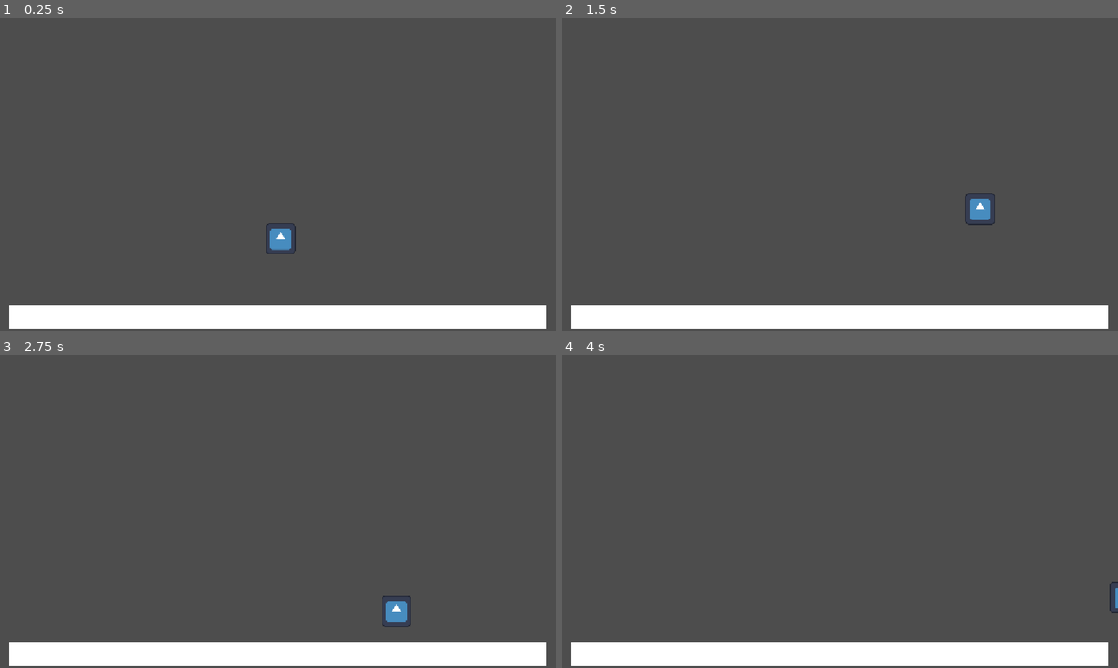
Above: before the commit, frames 1-4 (two rows, left to right).
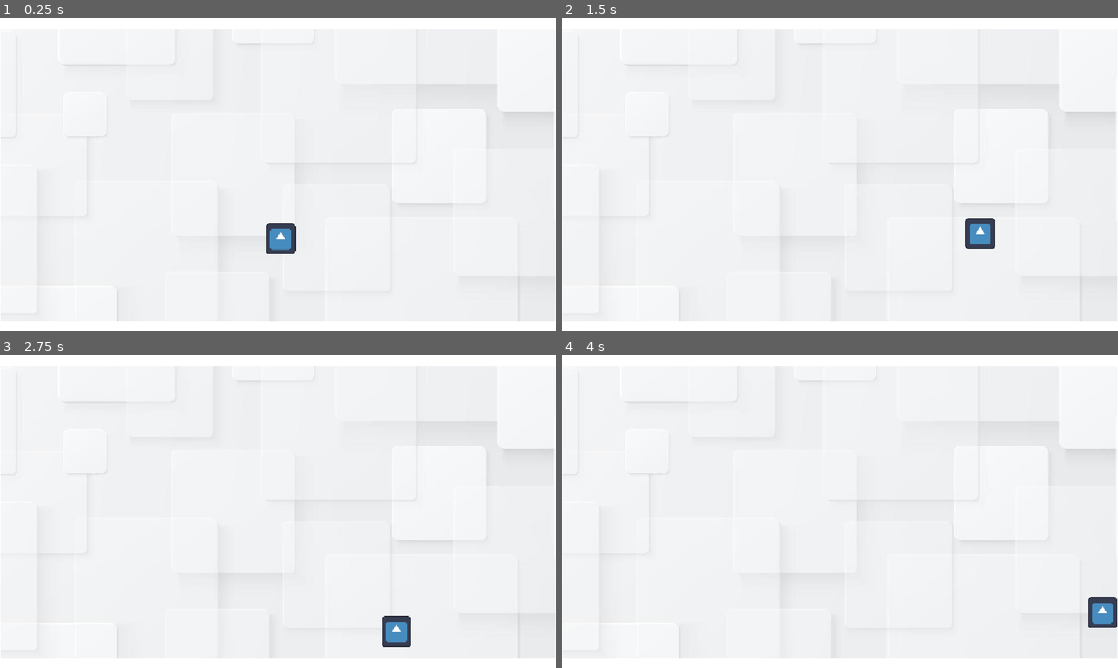
Above: after the commit, the same moments.

Repository: KuaJunWen/Boink-
Game: Godot game, scene res://game.tscn
The game is run twice, just before and just after one commit, with the same random seed, the same clock (stepped at 60 frames per second) and the same inputs. The engine's default icon, where the game draws it, is replaced by a stand-in: a white triangle on a blue panel in a dark square.
Inputs:
- Up to frame 1 (0.25 s): no input
- Up to frame 2 (1.5 s): tap Enter (ui_accept) at 0.5, 0.77 s; hold D (right) from 0.53 s (still down)
- Up to frame 3 (2.75 s): tap Enter (ui_accept) at 1.52 s; release D (right) at 2.03 s; hold A (left) from 2.03 s (still down)
- Up to frame 4 (4 s): release A (left) at 2.78 s; hold D (right) from 2.78 s (still down); tap Enter (ui_accept) at 3.02, 3.77 s

The runs differ from the first frame. In frame 1, 92% of the frame differs, in the area x 0-100%, y 0-100%; in frame 2, 93%; in frame 3, 93%; in frame 4, 93%.

Commit message:
map building

Diff:
--- /dev/null
+++ b/game.gd
@@ -0,0 +1,5 @@
+extends Node2D
+
+func _unhandled_input(event: InputEvent) -> void:
+	if event .is_action_pressed("quit"):
+		get_tree().quit()
--- a/game.tscn
+++ b/game.tscn
@@ -1,46 +1,86 @@
 [gd_scene format=3 uid="uid://itbkb1f6l7er"]
 
 [ext_resource type="PackedScene" uid="uid://jjg6oxadadpx" path="res://player.tscn" id="1_80nbo"]
+[ext_resource type="Texture2D" uid="uid://ds255y0lgwg4k" path="res://bg.png" id="1_e2o6t"]
+[ext_resource type="Script" uid="uid://2tfr8gqdlv5n" path="res://game.gd" id="1_feb5d"]
 
 [sub_resource type="RectangleShape2D" id="RectangleShape2D_80nbo"]
-size = Vector2(737, 64)
+size = Vector2(736.945, 61.131927)
 
 [node name="game" type="Node2D" unique_id=86014103]
 position = Vector2(0, -1)
+script = ExtResource("1_feb5d")
+
+[node name="TEMPERORY Bg" type="Sprite2D" parent="." unique_id=397853756]
+position = Vector2(596, 413)
+texture = ExtResource("1_e2o6t")
 
 [node name="PLAYER" parent="." unique_id=1653609979 instance=ExtResource("1_80nbo")]
 position = Vector2(580, 422)
 scale = Vector2(0.4831668, 0.5041541)
 
 [node name="floor" type="StaticBody2D" parent="." unique_id=1682969741]
-position = Vector2(-197, 213)
-scale = Vector2(1.5238587, 0.8015452)
+position = Vector2(-556, 245)
+scale = Vector2(2.2890353, 0.8015452)
 
 [node name="ColorRect" type="ColorRect" parent="floor" unique_id=955760480]
 offset_left = 142.0
 offset_top = 477.0
-offset_right = 186.95935
+offset_right = 187.39317
 offset_bottom = 511.4647
 scale = Vector2(16.214647, 1.8279579)
+metadata/_edit_use_anchors_ = true
 
 [node name="CollisionShape2D" type="CollisionShape2D" parent="floor" unique_id=756951500]
-position = Vector2(508, 505)
+position = Vector2(510.21796, 508.39307)
 shape = SubResource("RectangleShape2D_80nbo")
 
-[node name="floor2" type="StaticBody2D" parent="." unique_id=1581581948]
-position = Vector2(356.00003, -131)
-rotation = 1.5779204
-scale = Vector2(0.88275146, 0.6424747)
+[node name="floor4" type="StaticBody2D" parent="." unique_id=1566040816]
+position = Vector2(-342, -409)
+scale = Vector2(1.803858, 0.8015452)
 
-[node name="ColorRect" type="ColorRect" parent="floor2" unique_id=1404988679]
-visible = false
+[node name="ColorRect" type="ColorRect" parent="floor4" unique_id=341966966]
 offset_left = 142.0
 offset_top = 477.0
-offset_right = 186.95935
+offset_right = 187.39317
 offset_bottom = 511.4647
 scale = Vector2(16.214647, 1.8279579)
+metadata/_edit_use_anchors_ = true
 
-[node name="CollisionShape2D" type="CollisionShape2D" parent="floor2" unique_id=1585186869]
-visible = false
-position = Vector2(508, 505)
+[node name="CollisionShape2D" type="CollisionShape2D" parent="floor4" unique_id=1606948907]
+position = Vector2(510.21796, 508.39307)
 shape = SubResource("RectangleShape2D_80nbo")
+
+[node name="floor5" type="StaticBody2D" parent="." unique_id=1162823980]
+position = Vector2(385, -483.99994)
+rotation = 1.5707964
+scale = Vector2(1.5238587, 0.8015452)
+
+[node name="ColorRect" type="ColorRect" parent="floor5" unique_id=1131096137]
+offset_left = 142.0
+offset_top = 477.0
+offset_right = 187.39317
+offset_bottom = 511.4647
+scale = Vector2(16.214647, 1.8279579)
+metadata/_edit_use_anchors_ = true
+
+[node name="CollisionShape2D" type="CollisionShape2D" parent="floor5" unique_id=1267140379]
+position = Vector2(510.21796, 508.39307)
+shape = SubResource("RectangleShape2D_80nbo")
+
+[node name="floor6" type="StaticBody2D" parent="." unique_id=668604969]
+position = Vector2(1583, -494.99997)
+rotation = 1.5707964
+scale = Vector2(1.5238587, 0.8015452)
+
+[node name="ColorRect" type="ColorRect" parent="floor6" unique_id=31691666]
+offset_left = 142.0
+offset_top = 477.0
+offset_right = 187.39317
+offset_bottom = 511.4647
+scale = Vector2(16.214647, 1.8279579)
+metadata/_edit_use_anchors_ = true
+
+[node name="CollisionShape2D" type="CollisionShape2D" parent="floor6" unique_id=553541135]
+position = Vector2(510.21796, 508.39307)
+shape = SubResource("RectangleShape2D_80nbo")
--- a/project.godot
+++ b/project.godot
@@ -37,6 +37,11 @@
 "events": [Object(InputEventKey,"resource_local_to_scene":false,"resource_name":"","device":-1,"window_id":0,"alt_press …(191 unchanged characters)…
 ]
 }
+quit={
+"deadzone": 0.2,
+"events": [Object(InputEventKey,"resource_local_to_scene":false,"resource_name":"","device":-1,"window_id":0,"alt_pressed":false,"shift_pressed":false,"ctrl_pressed":false,"meta_pressed":false,"pressed":false,"keycode":0,"physical_keycode":4194305,"key_label":0,"unicode":0,"location":0,"echo":false,"script":null)
+]
+}
 
 [physics]
 
Binary file added: bg.png
Not shown, added: bg.png.import
Not shown, added: game.gd.uid
